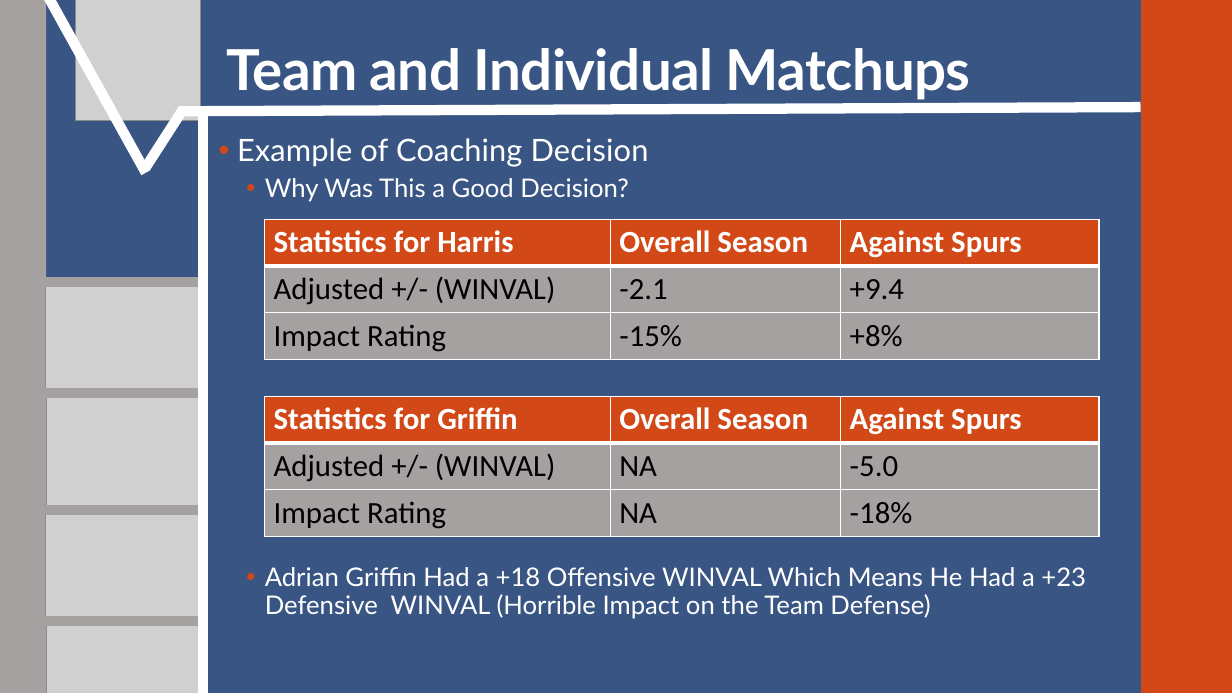
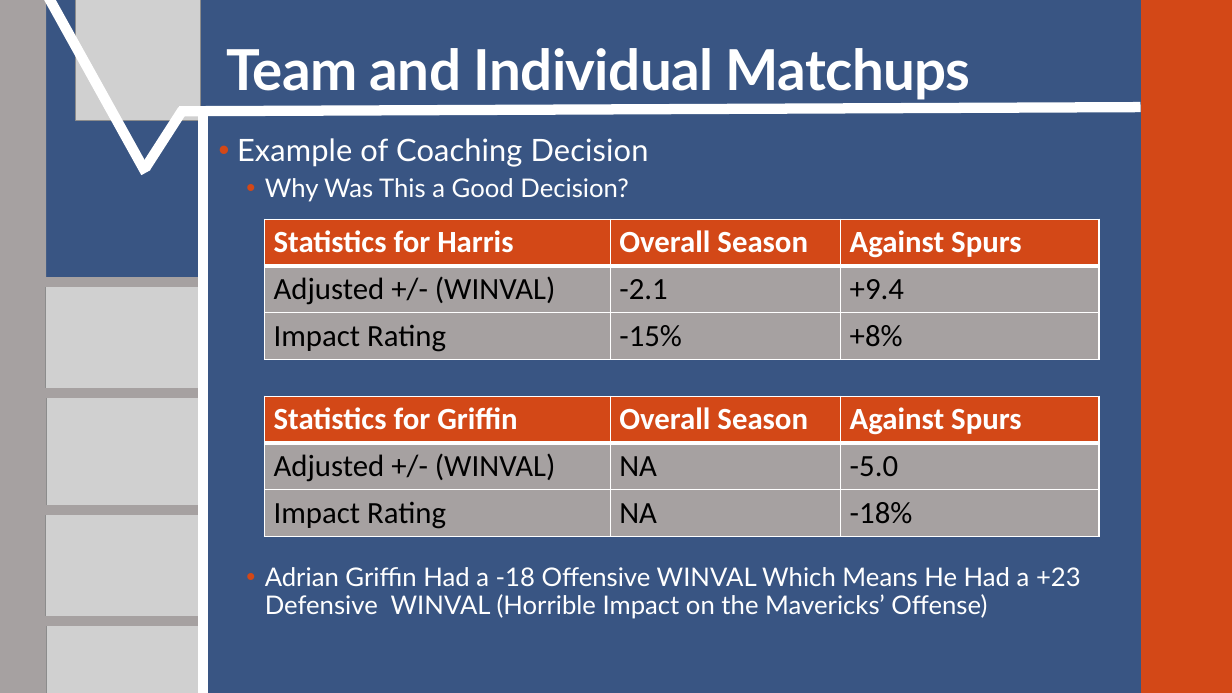
Before and after one commit to SuperMarioGiacomazzo/STOR390_WEBSITE, a slide deck: slide 11 of Slides/Basketball 3/Basketball_3_Lecture.pptx. Drawn at 1232x693 pixels with LibreOffice and Linux fonts; fonts in the diff are those of the drawing; grey boxes stand for pictures. Boxes give left, top, right and bottom in pixels: in the first picture for what was removed or moved away, otherwise in the second. Text is boxed around its words. In the diff, an @@ line names an element or a change of style, - is before the commit and + after.

```diff
--- a/Slides/Basketball 3/Basketball_3_Lecture.pptx
+++ b/Slides/Basketball 3/Basketball_3_Lecture.pptx
@@ text at [265,567,1081,619]: text changed @@
-  • Adrian Griffin Had a +18 Offensive WINVAL Which Means He Had a +23 Defensive WINVAL (Horrible Impact on the Team Defense)
+  • Adrian Griffin Had a -18 Offensive WINVAL Which Means He Had a +23 Defensive WINVAL (Horrible Impact on the Mavericks’ Offense)
```
Also in this commit, not shown: 1 other slide changed, 6 other files.
